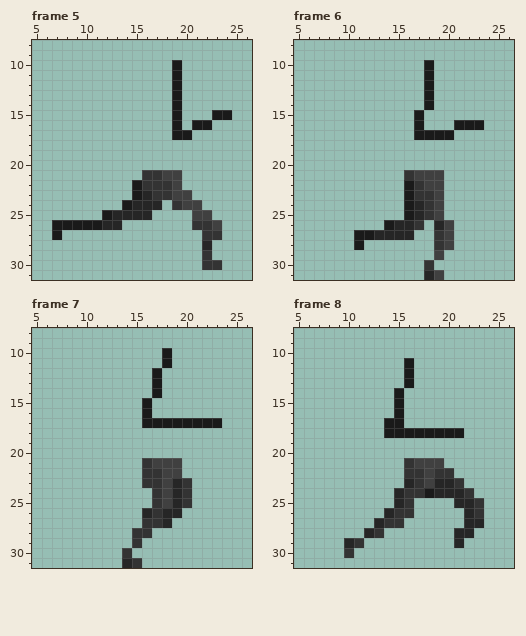
Edited in one commit: pixel-art file (aseperite textures/run cycle.ase). That is the earlier state.
32x32 pixels, 8 frames. Shown: frame 5: x 5..26, y 8..31; frame 6: x 5..26, y 8..31; frame 7: x 5..26, y 8..31; frame 8: x 5..26, y 8..31. The commit also changed other frames, which this record leaves out.
The same view after the edit:
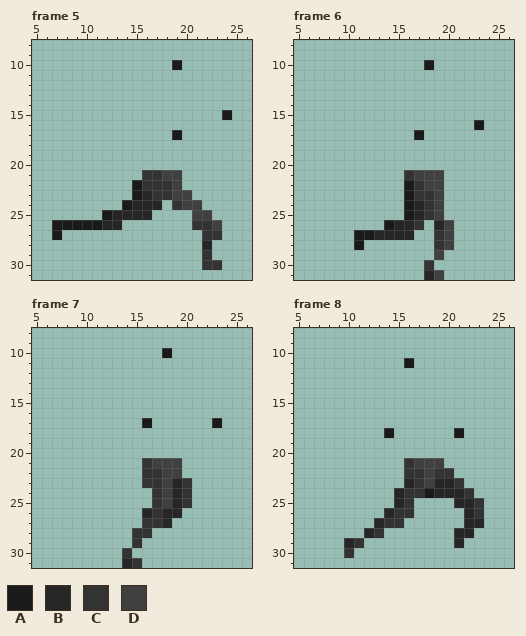
Palette (. is transparent): A #1a1a1a  B #262626  C #333333  D #404040
Change:
Frame 5, layer "right arm new":
The author cleared colour A in rows 11 to 14 at x 19; in row 15 at x 19 and 23; in row 16 at x 19 and 21 to 22; in row 17 at x 20.
Frame 6, layer "right arm new":
The author cleared colour A in rows 11 to 14 at x 18; in row 15 at x 17; in row 16 at x 17 and 21 to 22; in row 17 at x 18 to 20.
Frame 7, layer "right arm new":
The author cleared colour A in row 11 at x 18; in rows 12 to 14 at x 17; in rows 15 to 16 at x 16; in row 17 at x 17 to 22.
Frame 8, layer "right arm new":
The author cleared colour A in rows 12 to 13 at x 16; in rows 14 to 16 at x 15; in row 17 at x 14 to 15; in row 18 at x 15 to 20.
